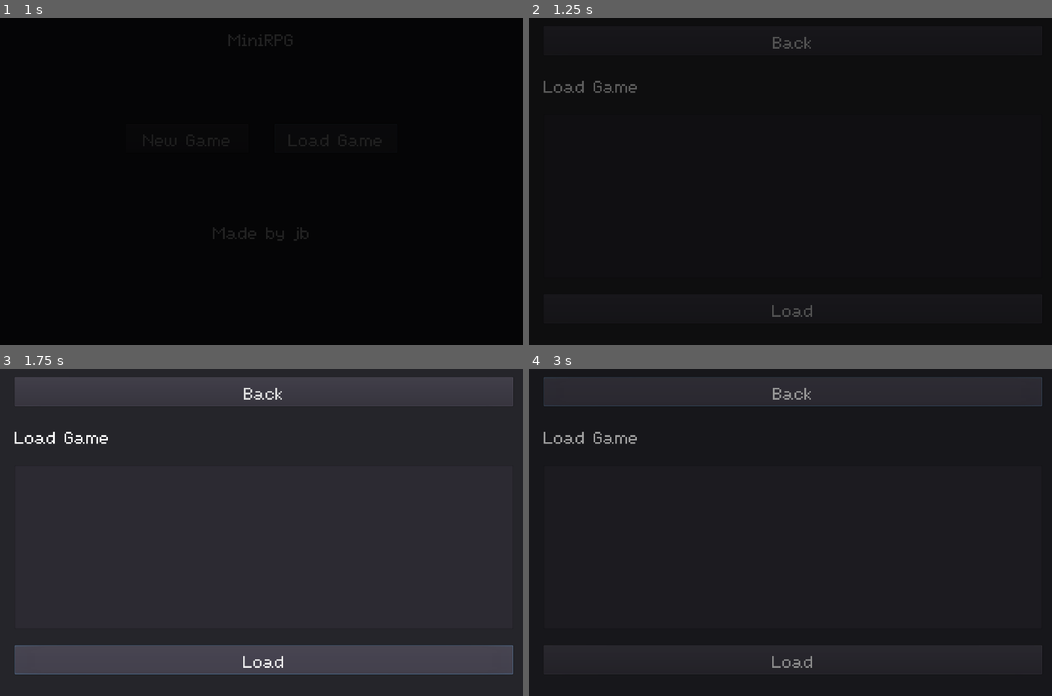
Above: before the commit, frames 1-4 (two rows, left to right).
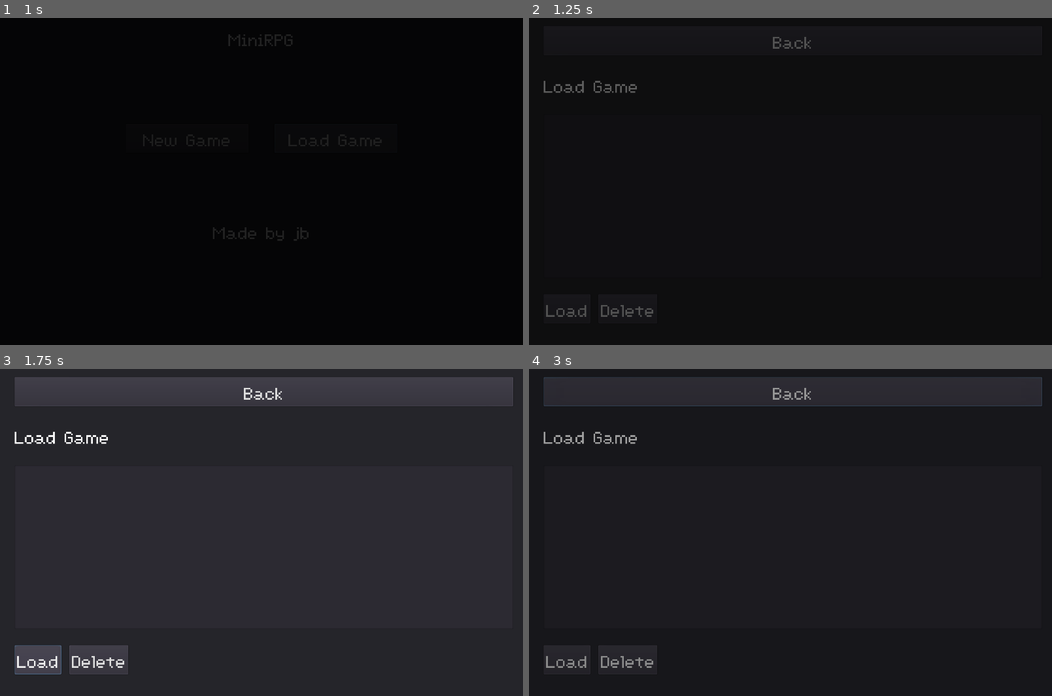
Above: after the commit, the same moments.

Repository: majormunky/MiniRPG
Game: Godot game, scene res://scenes/MainMenu.tscn
Two runs of this game, one before a commit and one after it. Both use one fixed random seed, a clock stepped at 60 frames per second and the inputs below.
Inputs:
- Up to frame 1 (1 s): click "Load Game" at 0.5 s
- Up to frame 2 (1.25 s): no input
- Up to frame 3 (1.75 s): click "Load" at 1.25 s
- Up to frame 4 (3 s): hold D (walk_right) 2.03-2.75 s; hold F (inspect) 2.03-2.75 s; click "Back" at 2.75 s

Frame 1 is identical in both runs. In frame 2, 0.3% of the frame differs, in the area x 3-55%, y 87-92%; in frame 3, 7.1%, in the area x 3-99%, y 84-94%; in frame 4, 0.4%.

Commit message:
We now use the Directory module to get our list of saved games, instead of using a file that had a list of our games.  Deleting existing saved games now works

Diff:
--- a/scenes/LoadGame.gd
+++ b/scenes/LoadGame.gd
@@ -7,14 +7,13 @@
 func _ready():
 	print("Load Game - Ready")
 	transition.fadeOut()
-	var saved_games = File.new()
-	saved_games.open("user://savedgames.save", File.READ)
-	var text = saved_games.get_as_text()
-	saved_games.close()
-	saved_game_file_list = text.split("\n")
+
+	saved_game_file_list = get_save_game_list()
 
 	for line in saved_game_file_list:
-		save_game_list.add_item(" " + line.split(":")[0])
+		var line_parts = line.split("-")
+		var save_game_name = line_parts[1].split(".")[0]
+		save_game_list.add_item(" " + save_game_name)
 
 
 func _on_LoadGameButton_pressed():
@@ -30,16 +29,13 @@
 	# this gets us the real data
 	selected_save = saved_game_file_list[selected_save[0]]
 
-	# our data is the user name and save game name with a colon between
-	var parts = selected_save.split(":")
-
 	# prep a new save game
 	var save_file = File.new()
 
 	# check to see if we have a file to load
-	if save_file.file_exists("user://" + parts[1]):
+	if save_file.file_exists("user://" + selected_save):
 		# open the file
-		save_file.open("user://" + parts[1], File.READ)
+		save_file.open("user://" + selected_save, File.READ)
 
 		# get the data from the file
 		var save_text = save_file.get_as_text()
@@ -66,3 +62,43 @@
 	transition.fadeIn()
 	yield(get_tree().create_timer(0.5), "timeout")
 	get_tree().change_scene("res://scenes/MainMenu.tscn")
+
+
+func _on_DeleteSaveButton_pressed():
+	var selected_save = save_game_list.get_selected_items()
+	var selected_save_index = null
+
+	# check if user has hit the load button without selecting a game
+	if len(selected_save) == 0:
+		# if so, we can just bail out
+		return
+
+	# our selected save is a list of indexes
+	# this gets us the real data
+	selected_save_index = selected_save[0]
+	selected_save = saved_game_file_list[selected_save_index]
+
+
+	var save_file = File.new()
+	var save_path = "user://" + selected_save
+	if save_file.file_exists(save_path):
+		var dir = Directory.new()
+		dir.open("user://")
+		dir.remove(save_path)
+		save_game_list.remove_item(selected_save_index)
+
+
+func get_save_game_list():
+	var path = "user://"
+	var dir = Directory.new()
+	var result = []
+	if dir.open(path) == OK:
+		dir.list_dir_begin()
+		var file_name = dir.get_next()
+		while file_name != "":
+			if not dir.current_is_dir() and file_name.begins_with("savegame-"):
+				result.append(file_name)
+			file_name = dir.get_next()
+	else:
+		print("An error occurred when trying to access the path.")
+	return result
--- a/scenes/LoadGame.tscn
+++ b/scenes/LoadGame.tscn
@@ -36,7 +36,7 @@
 margin_left = 40.0
 margin_top = 20.0
 margin_right = 1260.0
-margin_bottom = 780.0
+margin_bottom = 787.0
 custom_constants/separation = 40
 
 [node name="BackButton" type="Button" parent="MarginContainer/VBoxContainer"]
@@ -60,15 +60,28 @@
 theme = ExtResource( 1 )
 auto_height = true
 
-[node name="LoadGameButton" type="Button" parent="MarginContainer/VBoxContainer"]
+[node name="HBoxContainer" type="HBoxContainer" parent="MarginContainer/VBoxContainer"]
 margin_top = 656.0
 margin_right = 1220.0
 margin_bottom = 727.0
+custom_constants/separation = 20
+
+[node name="LoadGameButton" type="Button" parent="MarginContainer/VBoxContainer/HBoxContainer"]
+margin_right = 114.0
+margin_bottom = 71.0
 theme = ExtResource( 1 )
 text = "Load"
+
+[node name="DeleteSaveButton" type="Button" parent="MarginContainer/VBoxContainer/HBoxContainer"]
+margin_left = 134.0
+margin_right = 278.0
+margin_bottom = 71.0
+theme = ExtResource( 1 )
+text = "Delete"
 
 [node name="TransitionRect" parent="." instance=ExtResource( 3 )]
 color = Color( 0, 0, 0, 1 )
 
 [connection signal="pressed" from="MarginContainer/VBoxContainer/BackButton" to="." method="_on_BackButton_pressed"]
-[connection signal="pressed" from="MarginContainer/VBoxContainer/LoadGameButton" to="." method="_on_LoadGameButton_pressed"]
+[connection signal="pressed" from="MarginContainer/VBoxContainer/HBoxContainer/LoadGameButton" to="." method="_on_LoadGameButton_pressed"]
+[connection signal="pressed" from="MarginContainer/VBoxContainer/HBoxContainer/DeleteSaveButton" to="." method="_on_DeleteSaveButton_pressed"]
